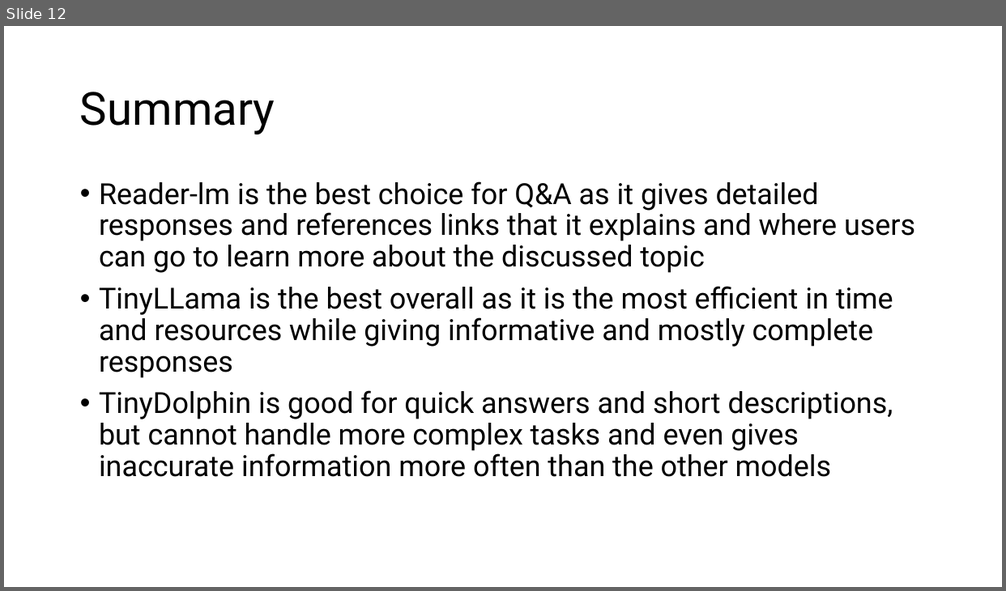
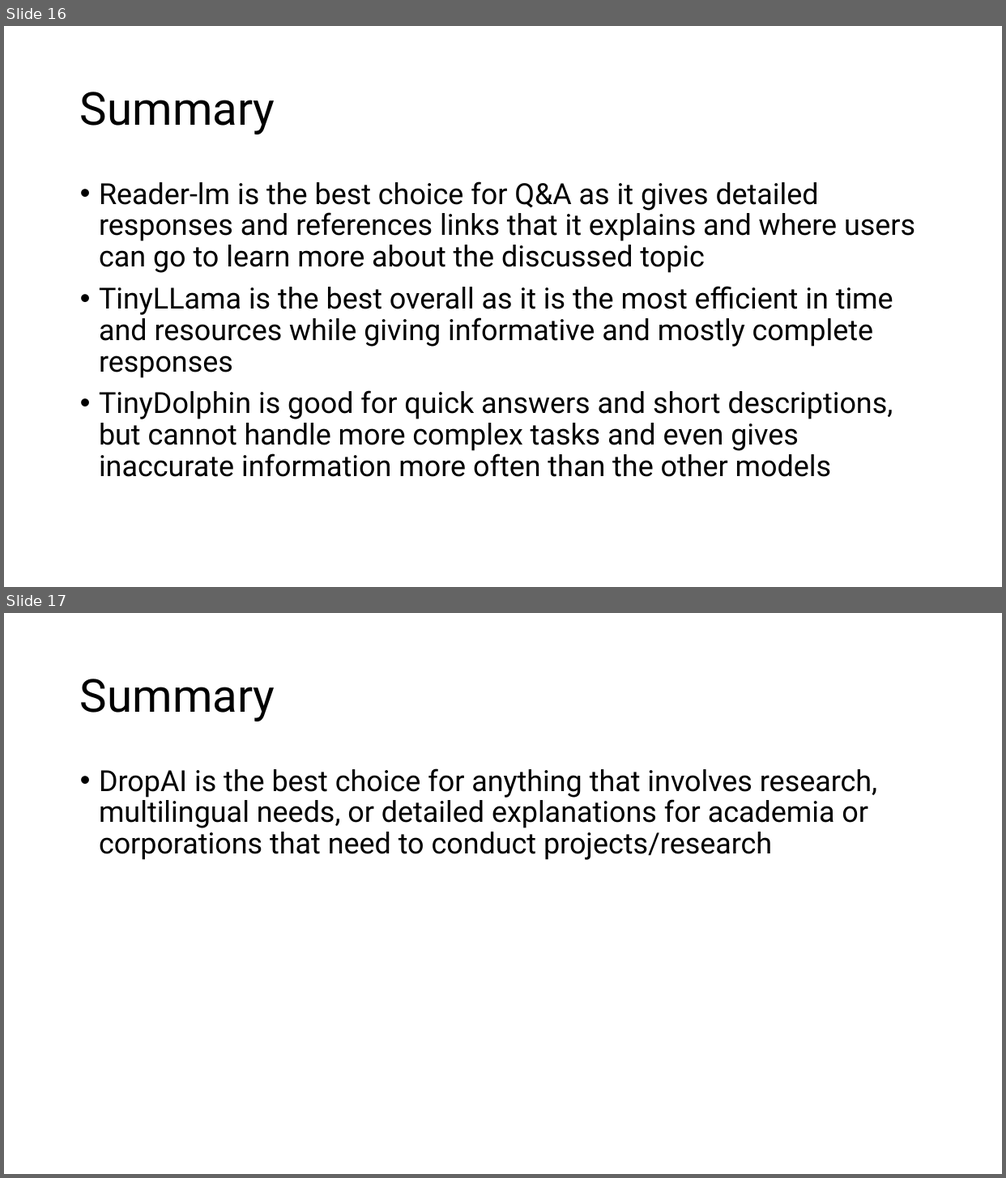
Before and after one commit to Harrison-Flax/Exam2, a slide deck: exam2.pptx. Shown one above the other, each under a label of ours: slide 12 before the commit, slides 16 and 17 after it. The pictures are 1006x591 and 1006x1178 pixels, drawn with LibreOffice and Linux fonts; fonts in the diff are those of the drawing. Boxes give left, top, right and bottom in pixels: in the first picture for what was removed or moved away, otherwise in the second. Text is boxed around its words. In the diff, an @@ line names an element or a change of style, - is before the commit and + after.

Commit message:
Updated with DropAI

```diff
--- a/exam2.pptx
+++ b/exam2.pptx
@@ slide 17 added at (4,613,1002,1174), background #FFFFFF @@
@@ title added at (80,679,275,722), 44 pt, text #000000 @@
+Summary
@@ text added at (99,769,877,860), 28 pt, text #000000 @@
+• DropAI is the best choice for anything that involves research, multilingual needs, or detailed explanations for academia or corporations that need to conduct projects/research
@@ what was slide 12 is now slide 16 @@
```
Also in this commit, not shown: 5 other slides added, 3 other files.
